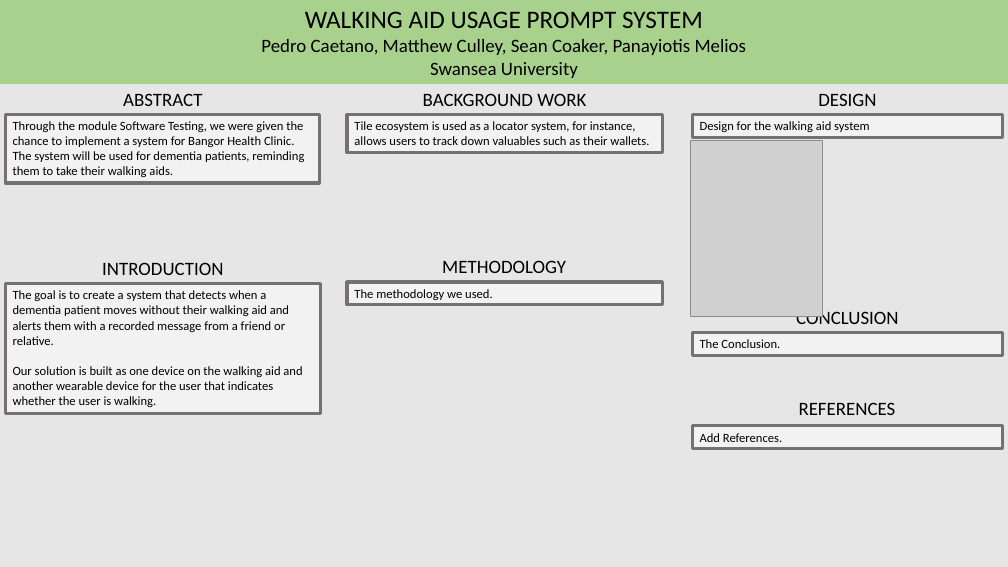
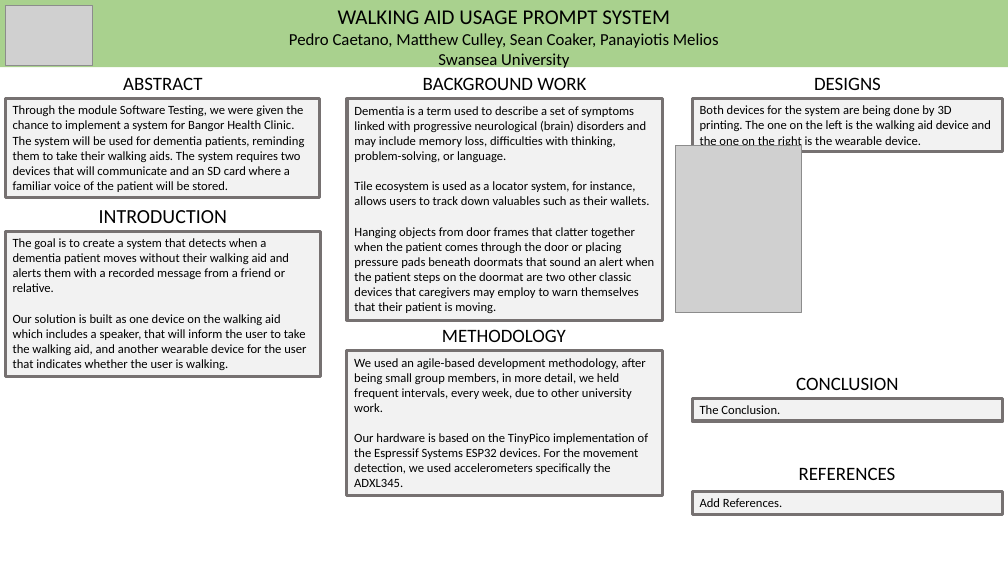
Before and after one commit to SeanCoaker/Masters-Group-Project, a slide deck: slide 1 of Presentations/Poster.pptx. Drawn at 1008x567 pixels with LibreOffice and Linux fonts; fonts in the diff are those of the drawing; grey boxes stand for pictures. Boxes give left, top, right and bottom in pixels: in the first picture for what was removed or moved away, otherwise in the second. Text is boxed around its words. In the diff, an @@ line names an element or a change of style, - is before the commit and + after.

Commit message:
Added content to Poster and fixed the design

```diff
--- a/Presentations/Poster.pptx
+++ b/Presentations/Poster.pptx
@@ background #E7E6E6 to #FFFFFF @@
@@ rectangle "WALKING AID USAGE PROMPT SYSTEM ...": place and size @@
-rectangle "WALKING AID USAGE PROMPT SYSTEM ..." at (0, 0, 1008, 84)
+rectangle "WALKING AID USAGE PROMPT SYSTEM ..." at (0, 0, 1008, 67)
@@ rectangle "WALKING AID USAGE PROMPT SYSTEM ..." at (0, 0, 1008, 67): size 24 to 20 pt in "WALKING AID USAGE PROMPT SYSTEM"; size 18 to 16 pt in "Pedro Caetano, Matthew Culley, Sean Coaker, Panayiotis ..." @@
@@ picture added at (5, 5, 93, 65) @@
@@ text "ABSTRACT": place and size @@
-text "ABSTRACT" at (123, 93, 202, 106)
+text "ABSTRACT" at (123, 77, 202, 90)
@@ text "BACKGROUND WORK": place and size @@
-text "BACKGROUND WORK" at (423, 93, 586, 106)
+text "BACKGROUND WORK" at (423, 77, 586, 90)
@@ text at (814, 77, 881, 90): text changed @@
-DESIGN
+DESIGNS
@@ rectangle "Through the module Software Testing, ...": place and size @@
-rectangle "Through the module Software Testing, ..." at (5, 114, 320, 183)
+rectangle "Through the module Software Testing, ..." at (5, 98, 320, 197)
@@ text in rectangle at (13, 105, 304, 192): text changed @@
-Through the module Software Testing, we were given the chance to implement a system for Bangor Health Clinic. The system will be used for dementia patients, reminding them to take their walking aids.
+Through the module Software Testing, we were given the chance to implement a system for Bangor Health Clinic. The system will be used for dementia patients, reminding them to take their walking aids. The system requires two devices that will communicate and an SD card where a familiar voice of the patient will be stored.
@@ rectangle "Dementia is a term used ...": place and size @@
-rectangle "Dementia is a term used ..." at (347, 114, 662, 152)
+rectangle "Dementia is a term used ..." at (347, 99, 662, 321)
@@ text in rectangle at (354, 106, 646, 162): paragraph added @@
+Dementia is a term used to describe a set of symptoms linked with progressive neurological (brain) disorders and may include memory loss, difficulties with thinking, problem-solving, or language.
@@ rectangle "Both devices for the system ...": place and size @@
-rectangle "Both devices for the system ..." at (693, 114, 1003, 137)
+rectangle "Both devices for the system ..." at (693, 98, 1003, 152)
@@ text in rectangle at (700, 105, 991, 148): text changed @@
-Design for the walking aid system
+Both devices for the system are being done by 3D printing. The one on the left is the walking aid device and the one on the right is the wearable device.
@@ picture: place and size @@
-picture at (690, 140, 823, 316)
+picture at (676, 145, 802, 312)
@@ text "INTRODUCTION": place and size @@
-text "INTRODUCTION" at (102, 262, 223, 275)
+text "INTRODUCTION" at (99, 210, 227, 223)
@@ text "INTRODUCTION" at (99, 210, 227, 223): size 18 to 19.1 pt @@
@@ rectangle "The goal is to create ...": place and size @@
-rectangle "The goal is to create ..." at (5, 284, 321, 414)
+rectangle "The goal is to create ..." at (5, 231, 321, 377)
@@ text in rectangle at (354, 227, 654, 313): paragraph added @@
+Hanging objects from door frames that clatter together when the patient comes through the door or placing pressure pads beneath doormats that sound an alert when the patient steps on the doormat are two other classic devices that caregivers may employ to warn themselves that their patient is moving.
@@ text in rectangle at (13, 314, 306, 370): text changed @@
-Our solution is built as one device on the walking aid and another wearable device for the user that indicates whether the user is walking.
+Our solution is built as one device on the walking aid which includes a speaker, that will inform the user to take the walking aid, and another wearable device for the user that indicates whether the user is walking.
@@ text "METHODOLOGY": place and size @@
-text "METHODOLOGY" at (442, 260, 566, 273)
+text "METHODOLOGY" at (442, 329, 566, 342)
@@ rectangle "We used an agile-based development ...": place and size @@
-rectangle "We used an agile-based development ..." at (347, 282, 662, 305)
+rectangle "We used an agile-based development ..." at (347, 351, 662, 496)
@@ text in rectangle at (354, 358, 648, 487): text changed @@
-The methodology we used.
+We used an agile-based development methodology, after being small group members, in more detail, we held frequent intervals, every week, due to other university work.
+Our hardware is based on the TinyPico implementation of the Espressif Systems ESP32 devices. For the movement detection, we used accelerometers specifically the ADXL345.
@@ 2 rectangles, 2 texts: place and size @@
-2 rectangles, 2 texts at (693, 309, 1003, 448)
+2 rectangles, 2 texts at (693, 377, 1003, 514)
```
